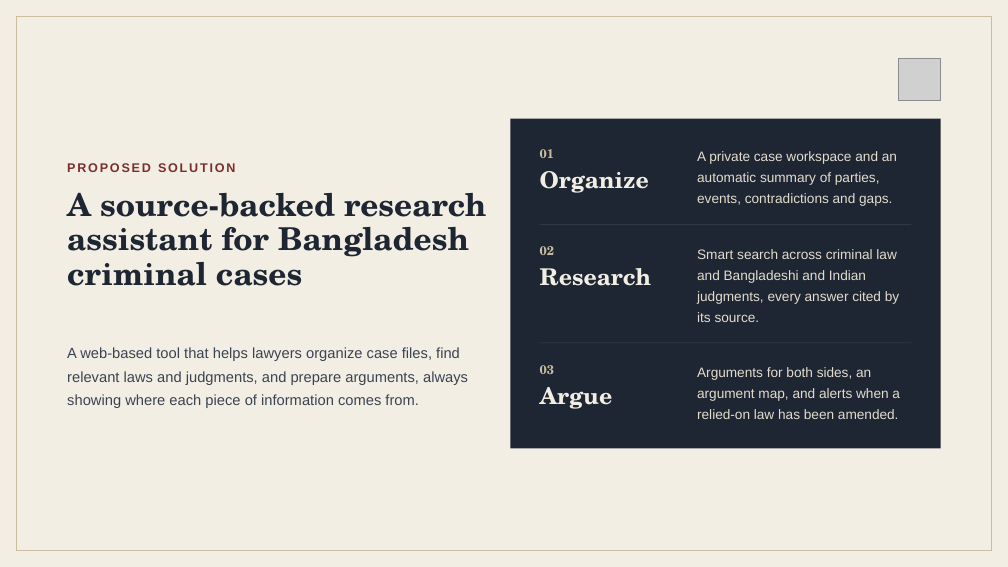
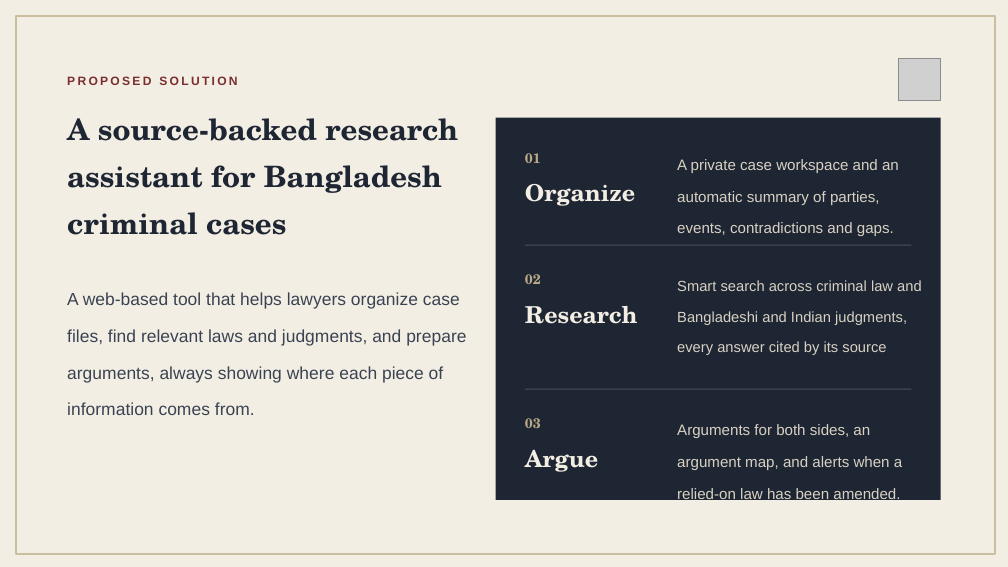
Before and after one commit to jinnia-sultana/LegalResearch_CasePreparation-Assistant, a slide deck: slide 5 of docs/Proposal/GR-20.pptx. Drawn at 1008x567 pixels with LibreOffice and Linux fonts; fonts in the diff are those of the drawing; grey boxes stand for pictures. Boxes give left, top, right and bottom in pixels: in the first picture for what was removed or moved away, otherwise in the second. Text is boxed around its words. In the diff, an @@ line names an element or a change of style, - is before the commit and + after.

```diff
--- a/docs/Proposal/GR-20.pptx
+++ b/docs/Proposal/GR-20.pptx
@@ rectangle at bbox=[17, 17, 995, 554]: outline #CBBD9F 1 pt to #CBBD9F 1.5 pt @@
@@ text "PROPOSED SOLUTION": place and size @@
-text "PROPOSED SOLUTION" at bbox=[67, 163, 235, 172]
+text "PROPOSED SOLUTION" at bbox=[67, 76, 237, 85]
@@ text "PROPOSED SOLUTION" at bbox=[67, 76, 237, 85]: size 12 to 11.5 pt, letter spacing 1.7 to 2.1 pt; line spacing 16.8pt to 1.15 @@
@@ text "A source-backed research assistant for ...": place and size @@
-text "A source-backed research assistant for ..." at bbox=[67, 192, 486, 286]
+text "A source-backed research assistant for ..." at bbox=[67, 118, 458, 235]
@@ text "A source-backed research assistant for ..." at bbox=[67, 118, 458, 235]: size 30 to 28 pt; line spacing 33pt to 1.34 @@
@@ rectangle: place and size @@
-rectangle at bbox=[510, 119, 941, 448]
+rectangle at bbox=[496, 118, 941, 501]
@@ text "01": place and size @@
-text "01" at bbox=[540, 149, 554, 158]
+text "01" at bbox=[525, 153, 541, 163]
@@ text "A private case workspace and ...": place and size @@
-text "A private case workspace and ..." at bbox=[697, 151, 897, 206]
+text "A private case workspace and ..." at bbox=[677, 159, 899, 236]
@@ text "A private case workspace and ..." at bbox=[677, 159, 899, 236]: size 13 to 14.4 pt, text colour #E3DCCD to #D8D1C3; line spacing 20.1pt to 1.76 @@
@@ text "Organize": place and size @@
-text "Organize" at bbox=[540, 171, 649, 193]
+text "Organize" at bbox=[525, 184, 635, 206]
@@ line removed from (540, 225) to (912, 225) @@
@@ text "02": place and size @@
-text "02" at bbox=[540, 246, 554, 255]
+text "02" at bbox=[525, 274, 541, 284]
@@ rectangle added at bbox=[525, 245, 911, 246], fill #4A5262 @@
@@ text "A web-based tool that helps ...": place and size @@
-text "A web-based tool that helps ..." at bbox=[67, 347, 468, 408]
+text "A web-based tool that helps ..." at bbox=[67, 292, 466, 415]
@@ text "A web-based tool that helps ..." at bbox=[67, 292, 466, 415]: size 14 to 16.6 pt; line spacing 22.4pt to 1.75 @@
@@ text "Research": place and size @@
-text "Research" at bbox=[540, 268, 651, 286]
+text "Research" at bbox=[525, 306, 638, 324]
@@ text at bbox=[677, 280, 922, 355]: text changed; size 13 to 14 pt; text colour #E3DCCD to #D8D1C3 @@
-Smart search across criminal law and Bangladeshi and Indian judgments, every answer cited by its source.
+Smart search across criminal law and Bangladeshi and Indian judgments, every answer cited by its source
@@ line removed from (540, 343) to (912, 343) @@
@@ rectangle added at bbox=[525, 389, 911, 389], fill #4A5262 @@
@@ size 12 to 13.2 pt, text colour #CBBD9F to #B9A989; line spacing 13.8pt to 1.15 in 3 elements at bbox=[525, 153, 541, 163], bbox=[525, 274, 541, 284], bbox=[525, 418, 541, 428] @@
@@ text "03": place and size @@
-text "03" at bbox=[540, 365, 554, 374]
+text "03" at bbox=[525, 418, 541, 428]
@@ text "Arguments for both sides, an ..." at bbox=[677, 424, 902, 503]: size 13 to 14.4 pt, text colour #E3DCCD to #D8D1C3; line spacing 20.1pt to 1.76 @@
@@ text "Arguments for both sides, an ...": place and size @@
-text "Arguments for both sides, an ..." at bbox=[697, 367, 900, 419]
+text "Arguments for both sides, an ..." at bbox=[677, 424, 902, 503]
@@ size 22 to 22.2 pt; line spacing 26.4pt to 1.4 in 3 elements at bbox=[525, 184, 635, 206], bbox=[525, 306, 638, 324], bbox=[525, 450, 598, 472] @@
@@ text "Argue": place and size @@
-text "Argue" at bbox=[540, 387, 613, 409]
+text "Argue" at bbox=[525, 450, 598, 472]
```
Also in this commit, not shown: 10 other slides changed, 1 other file.
